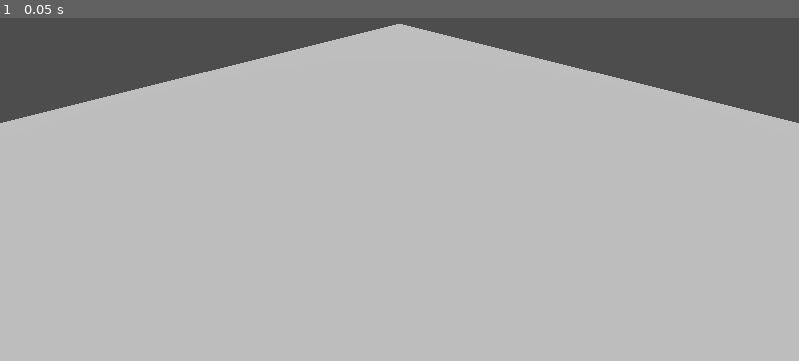
Above: before the commit, frame 1.
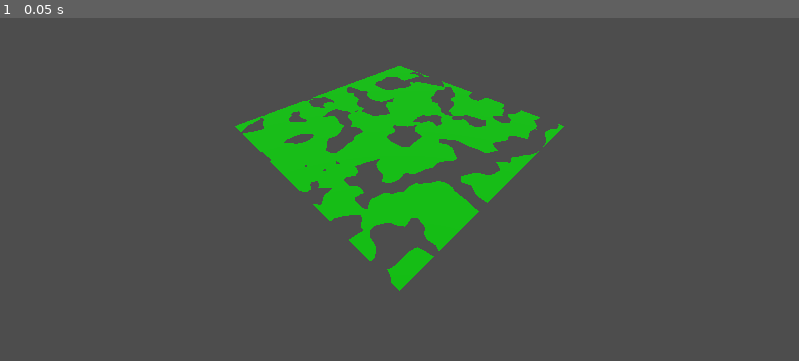
Above: after the commit, the same moment.

Repository: sumas-7/Shell-Texturing
Game: Godot game, scene res://MainScene.tscn
Two runs of this game, one before a commit and one after it. Both use one fixed random seed, a clock stepped at 60 frames per second and the inputs below. The project has no main scene, so this scene is started directly.
Inputs:
- Up to frame 1 (0.05 s): no input

The runs differ from the first frame. In frame 1, 84% of the frame differs, in the area x 0-100%, y 1-100%.

Commit message:
Renders a green plane with some noise

Diff:
--- a/MainScene.tscn
+++ b/MainScene.tscn
@@ -1,25 +1,36 @@
-[gd_scene load_steps=4 format=3 uid="uid://cx6ghfd1620lo"]
+[gd_scene load_steps=6 format=3 uid="uid://cx6ghfd1620lo"]
 
 [ext_resource type="Shader" path="res://Shaders/ShellTexturing.gdshader" id="1_eww1d"]
 
-[sub_resource type="ShaderMaterial" id="ShaderMaterial_konr1"]
+[sub_resource type="FastNoiseLite" id="FastNoiseLite_utctj"]
+frequency = 0.1525
+
+[sub_resource type="NoiseTexture2D" id="NoiseTexture2D_dj6xn"]
+width = 32
+height = 32
+noise = SubResource("FastNoiseLite_utctj")
+
+[sub_resource type="ShaderMaterial" id="ShaderMaterial_sgjf3"]
+resource_local_to_scene = true
 render_priority = 0
 shader = ExtResource("1_eww1d")
+shader_parameter/height_threshold = 0.385
+shader_parameter/noise = SubResource("NoiseTexture2D_dj6xn")
 
 [sub_resource type="PlaneMesh" id="PlaneMesh_v83a3"]
-size = Vector2(5, 5)
-subdivide_width = 64
-subdivide_depth = 64
+resource_local_to_scene = true
+material = SubResource("ShaderMaterial_sgjf3")
 
 [node name="Main Node" type="Node3D"]
 
 [node name="Camera3D" type="Camera3D" parent="."]
 transform = Transform3D(0.707107, -0.40051, 0.582745, 0, 0.824126, 0.566406, -0.707107, -0.40051, 0.582745, 1.5, 1.35, 1.5)
 
-[node name="MeshInstance3D" type="MeshInstance3D" parent="."]
-material_override = SubResource("ShaderMaterial_konr1")
+[node name="Planes" type="Node3D" parent="."]
+
+[node name="Plane" type="MeshInstance3D" parent="Planes"]
 mesh = SubResource("PlaneMesh_v83a3")
-skeleton = NodePath("../Camera3D")
+skeleton = NodePath("../../Camera3D")
 
 [node name="DirectionalLight3D" type="DirectionalLight3D" parent="."]
 transform = Transform3D(0.707107, -0.353554, 0.612372, 0, 0.866025, 0.5, -0.707107, -0.353554, 0.612372, 0, 8, 0)
--- a/Shaders/ShellTexturing.gdshader
+++ b/Shaders/ShellTexturing.gdshader
@@ -1,4 +1,7 @@
 shader_type spatial;
+
+uniform float height_threshold;
+uniform sampler2D noise;
 
 void vertex()
 {
@@ -7,5 +10,15 @@
 
 void fragment()
 {
+	float height = texture(noise, UV).r;
+
+	if(height > height_threshold)
+	{
+		ALBEDO = vec3(0.0, 1.0, 0.0);
+	}
+	else
+	{
+		ALPHA = 0.0;
+	}
 
 }
